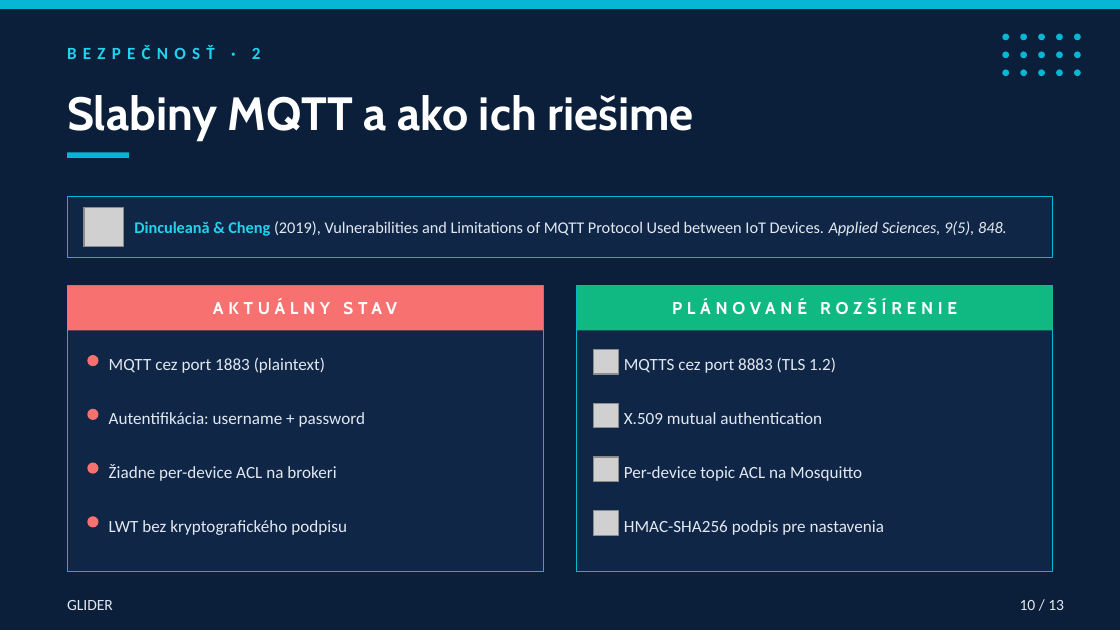
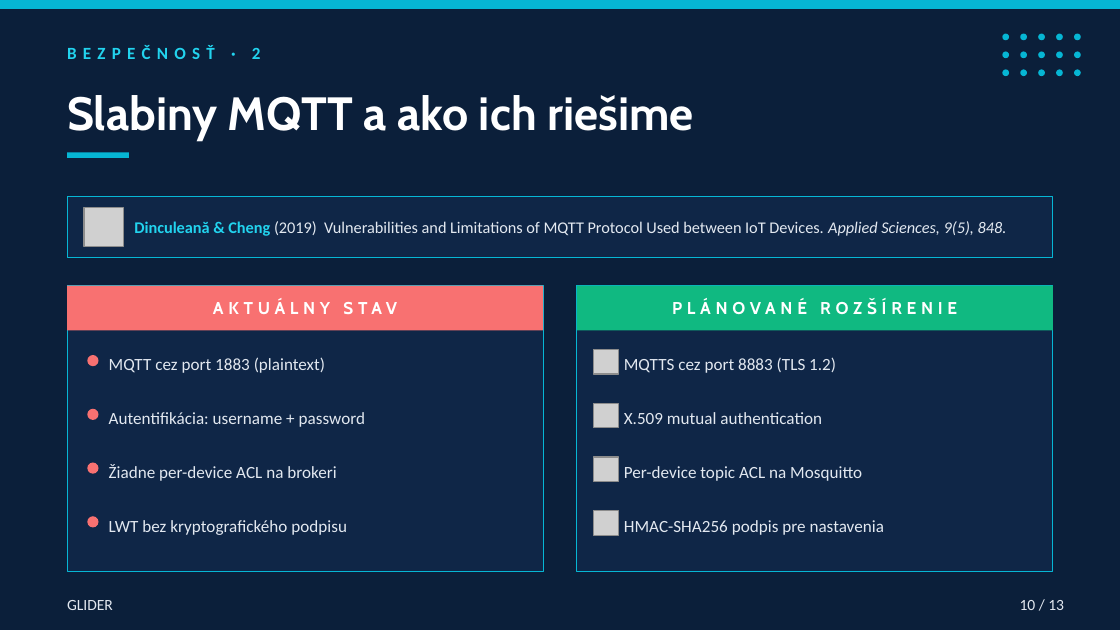
Before and after one commit to Gubledon/praca-stranka, a slide deck: slide 10 of glider_thesis.pptx. Drawn at 1120x630 pixels with LibreOffice and Linux fonts; fonts in the diff are those of the drawing; grey boxes stand for pictures. Boxes give left, top, right and bottom in pixels: in the first picture for what was removed or moved away, otherwise in the second. Text is boxed around its words. In the diff, an @@ line names an element or a change of style, - is before the commit and + after.

```diff
--- a/glider_thesis.pptx
+++ b/glider_thesis.pptx
@@ text at (134, 221, 1007, 236): text changed @@
-Dinculeană & Cheng (2019), Vulnerabilities and Limitations of MQTT Protocol Used between IoT Devices. Applied Sciences, 9(5), 848.
+Dinculeană & Cheng (2019) Vulnerabilities and Limitations of MQTT Protocol Used between IoT Devices. Applied Sciences, 9(5), 848.
```
Also in this commit, not shown: 8 other slides changed.
